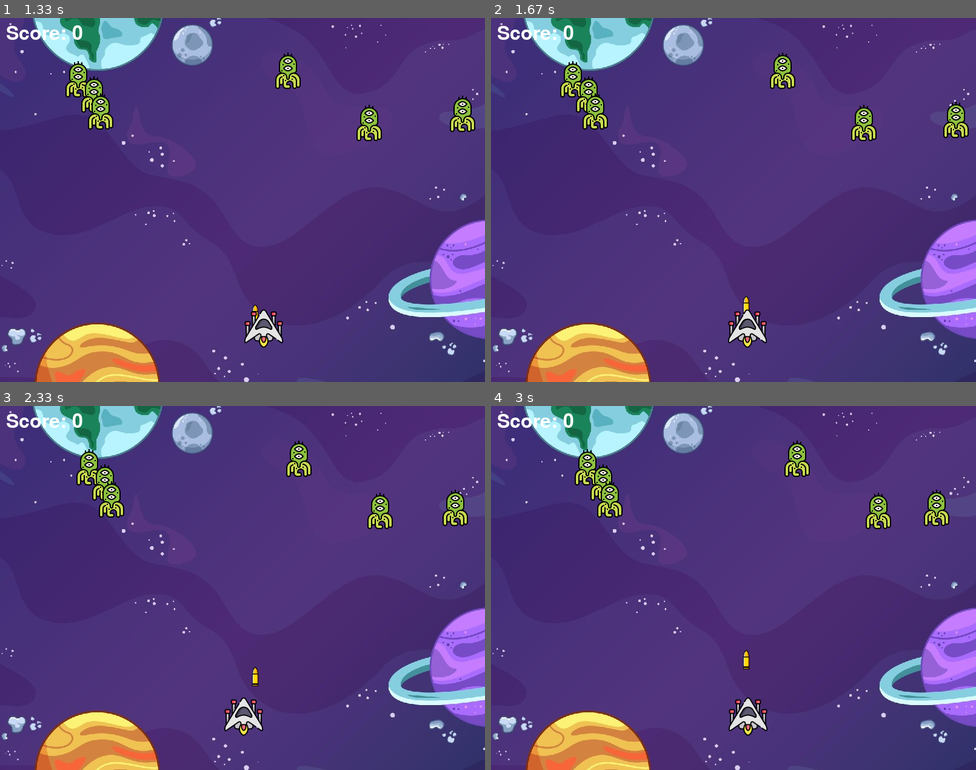
Above: before the commit, frames 1-4 (two rows, left to right).
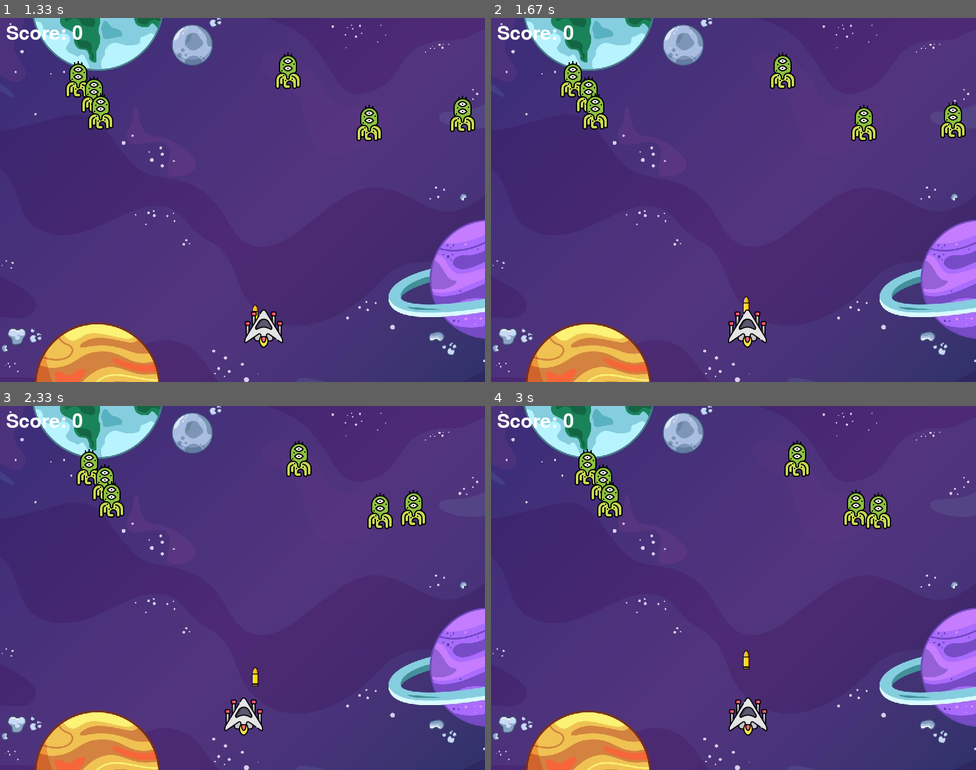
Above: after the commit, the same moments.

Repository: Luke-1310/Thesis
Game: pygame game, started from Tutorial Pygame/Space Invaders/main.py
Same seed, same stepped clock (60 frames per second), same inputs: the game is played once before the commit and once after it.
Inputs:
- Up to frame 1 (1.33 s): hold Right 0.33-0.8 s; hold Right 0.83-1.3 s; tap Space at 0.9, 1.2 s
- Up to frame 2 (1.67 s): hold Left from 1.33 s (still down); tap Space at 1.4 s
- Up to frame 3 (2.33 s): tap Space at 1.7, 1.97, 2.27 s; release Left at 1.87 s; hold Left 1.9-2.3 s
- Up to frame 4 (3 s): hold Right 2.33-2.97 s; tap Space at 2.4, 2.7 s

Frame 1 is identical in both runs. In frame 2, 0.4% of the frame differs, in the area x 92-99%, y 23-33%; in frame 3, 0.7%, in the area x 82-97%, y 23-33%; in frame 4, 0.7%.

Commit message:
game over screen added

Diff:
--- a/Tutorial Pygame/Space Invaders/main.py
+++ b/Tutorial Pygame/Space Invaders/main.py
@@ -145,7 +145,7 @@
     for i in range(num_of_enemies):
 
         #game over
-        if enemyY[i] > 600:
+        if enemyY[i] > 450:
             for j in range(num_of_enemies):
                 enemyY[j] = 9999
             game_over_text()
@@ -154,11 +154,11 @@
         enemyX[i] += enemyX_change[i]
 
         if enemyX[i] <= 0:
-            enemyX_change[i] = 0.4
+            enemyX_change[i] = 2
             enemyY[i] += enemyY_change[i]
 
         elif enemyX[i] >= 736:
-            enemyX_change[i] = -0.4
+            enemyX_change[i] = -2
             enemyY[i] += enemyY_change[i]
 
         #Collision
